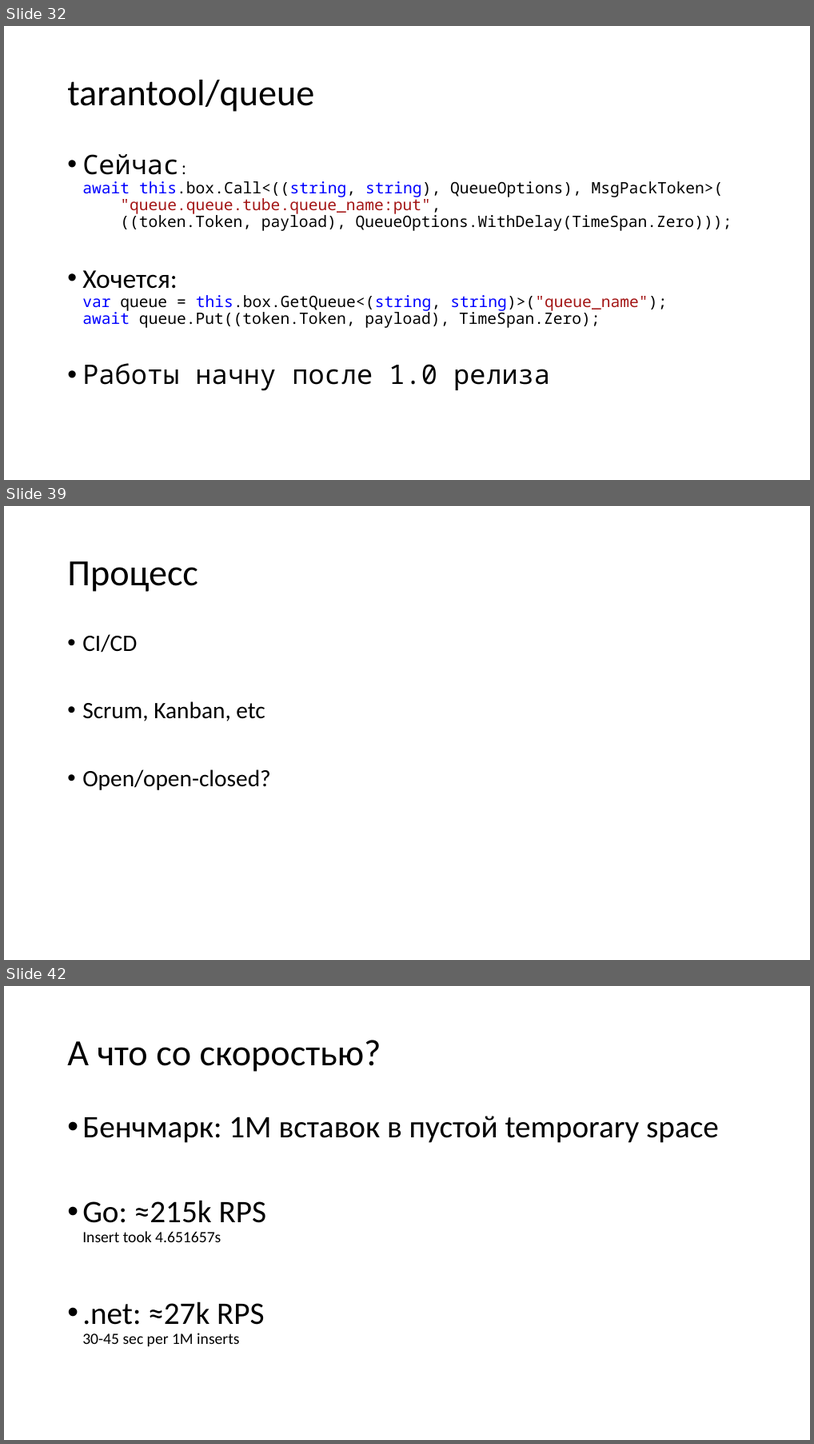
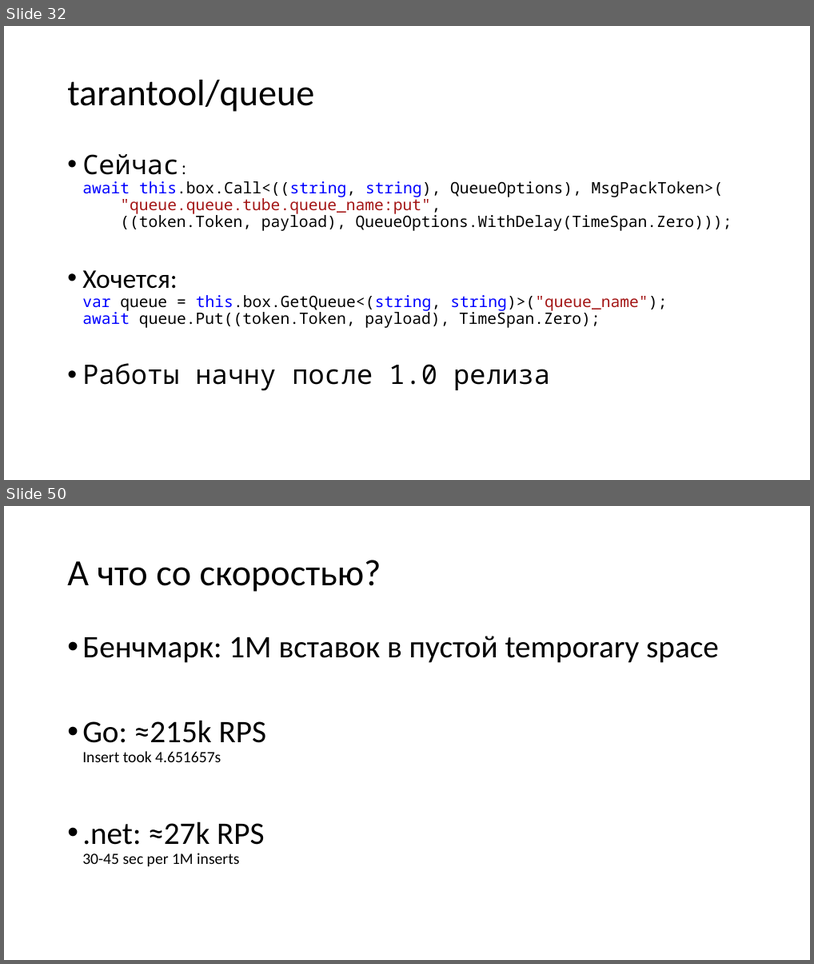
Before and after one commit to aensidhe/presentations, a slide deck: 2018/09/dotnext/Что такое Tarantool и его использование в .net.pptx. Shown one above the other, each under a label of ours: slides 32, 39 and 42 before the commit, slides 32 and 50 after it; the slides between them are not shown. The pictures are 814x1444 and 814x964 pixels, drawn with LibreOffice and Linux fonts; fonts in the diff are those of the drawing. Boxes give left, top, right and bottom in pixels: in the first picture for what was removed or moved away, otherwise in the second. Text is boxed around its words. In the diff, an @@ line names an element or a change of style, - is before the commit and + after.

```diff
--- a/2018/09/dotnext/Что такое Tarantool и его использование в .net.pptx
+++ b/2018/09/dotnext/Что такое Tarantool и его использование в .net.pptx
@@ slide 39 removed at box(4, 506, 810, 960), background #FFFFFF @@
@@ title removed at box(67, 561, 198, 592) @@
-Процесс
@@ text removed at box(82, 634, 271, 790) @@
-• CI/CD
-• Scrum, Kanban, etc
-• Open/open-closed?
@@ what was slide 42 is now slide 50 @@
```
Also in this commit, not shown: 25 slides added, 8 other slides removed.
